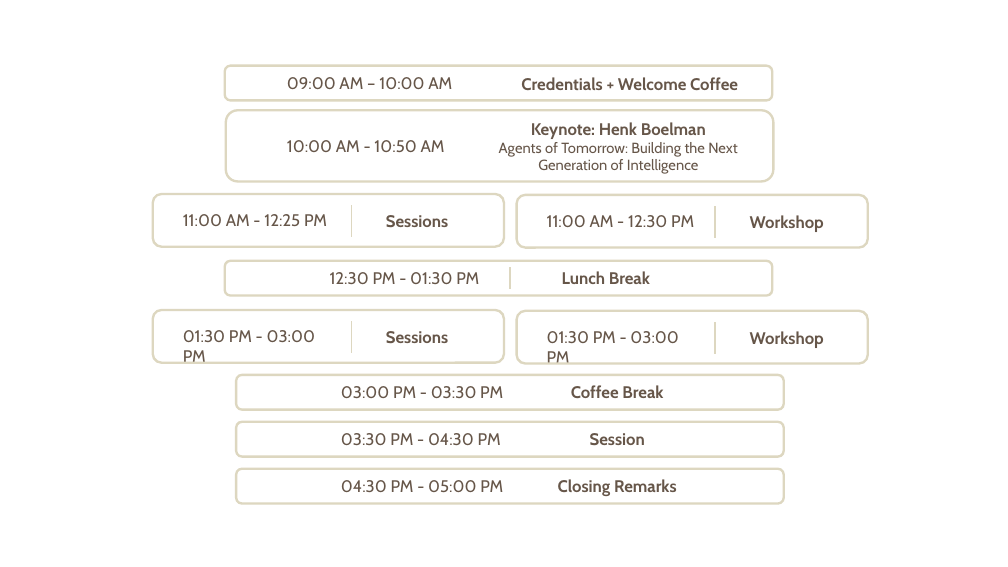
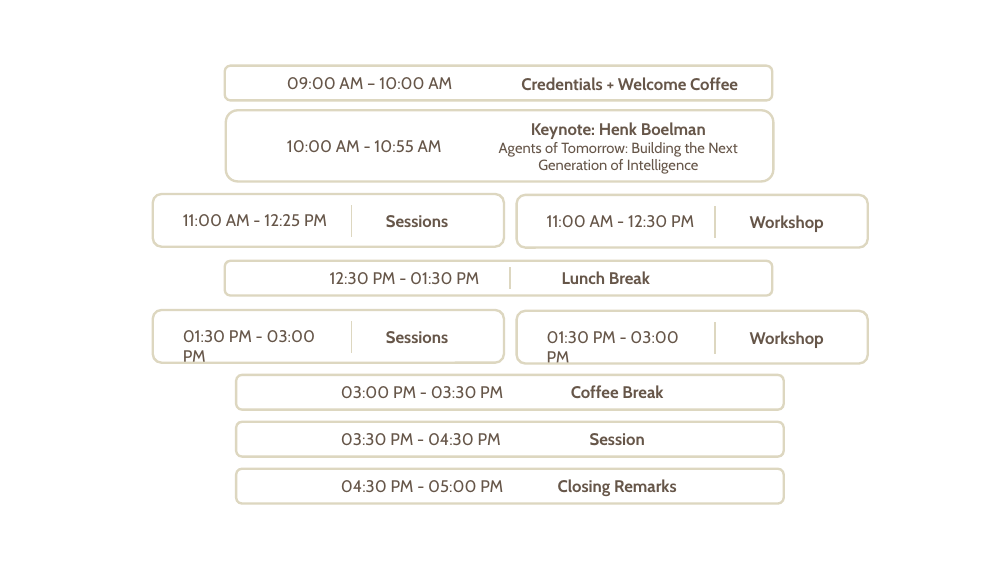
Before and after one commit to GlobalAICommunity/AgentCon, a slide deck: slide 8 of branding/wave-3/Bengaluru/AgentCon-Opening Deck.pptx. Drawn at 1008x567 pixels with LibreOffice and Linux fonts; fonts in the diff are those of the drawing; background and template pictures are left out. Boxes give left, top, right and bottom in pixels: in the first picture for what was removed or moved away, otherwise in the second. Text is boxed around its words. In the diff, an @@ line names an element or a change of style, - is before the commit and + after.

```diff
--- a/branding/wave-3/Bengaluru/AgentCon-Opening Deck.pptx
+++ b/branding/wave-3/Bengaluru/AgentCon-Opening Deck.pptx
@@ text at (287,140,442,152): text changed @@
-10:00 AM - 10:50 AM
+10:00 AM - 10:55 AM
```
Also in this commit, not shown: 1 slide added, 1 slide removed, 2 other files.
